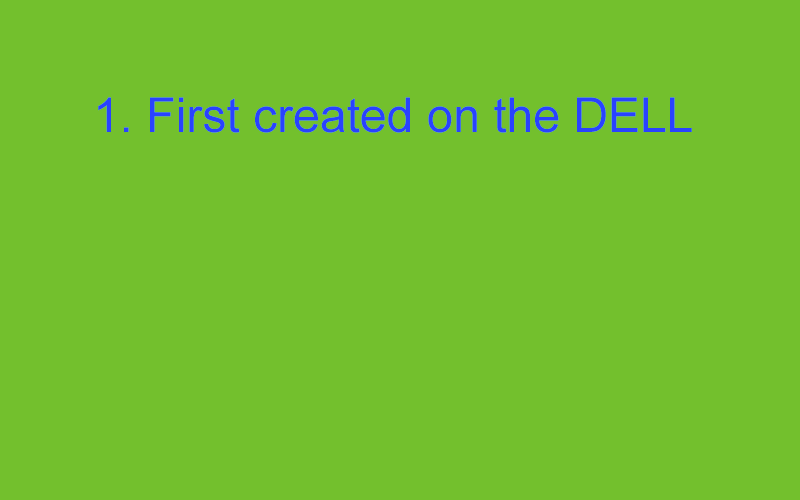
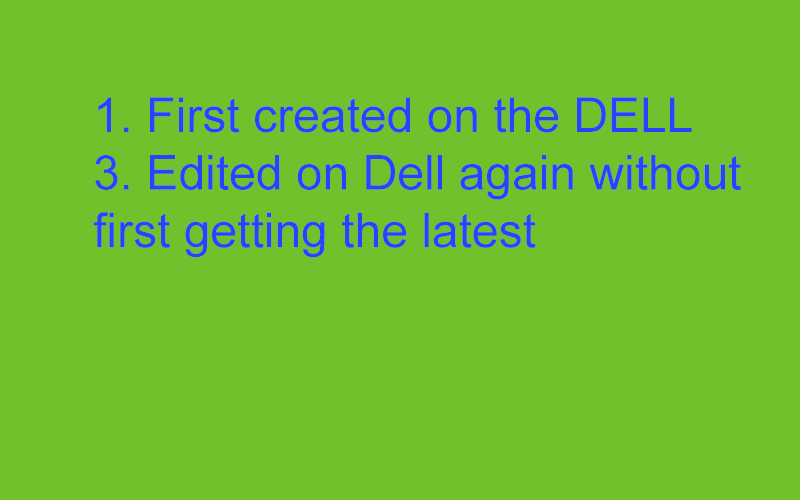
Layers edited between the first and the second 800x500 image:
renamed "1. First created on the DELL" to "1. First created on the DELL 3. Edited on Dell again without fi", painted on it over (93, 155, 741, 258)
